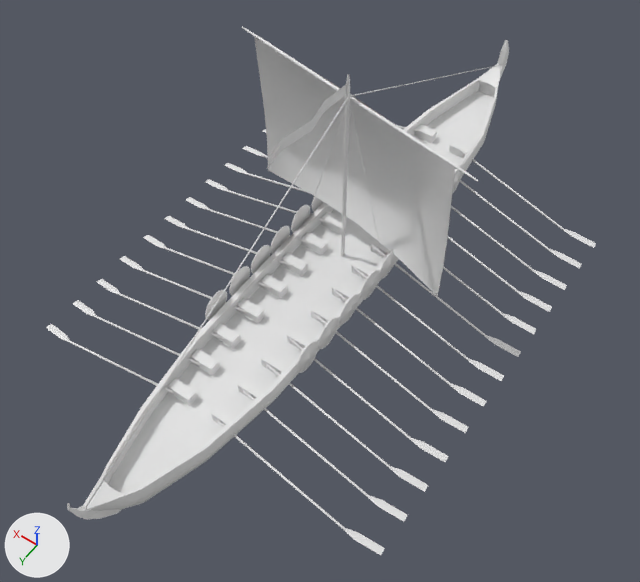
The COLLADA model art/meshes/structural/viking_snekkja.dae as it was, and as the next commit left it.
Before and after are seen from a camera (50 mm lens) standing at (-0.279, 0.415, 0.61) and looking at (-0.026, 0.061, 0.053). Every picture has the same lights, and +X, +Y and +Z are marked at lower left. Where no turn or scale is listed for an object, it has been applied to the vertices. Vertices at the same position are counted once.
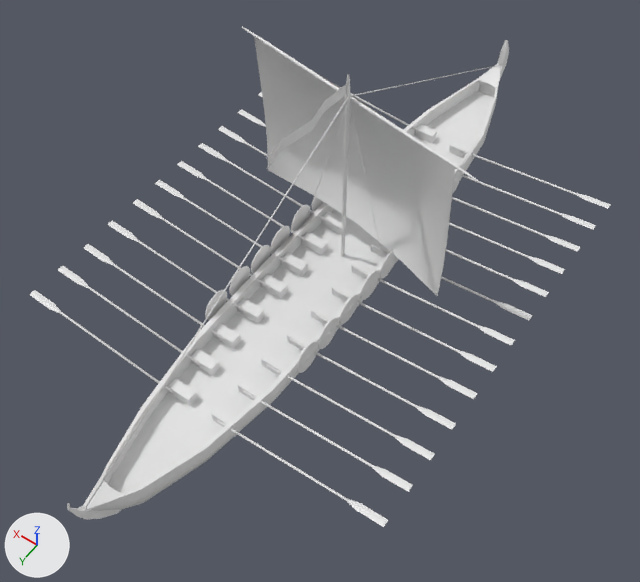
The newer file is also rescaled (x111.1) as a whole; pictures and numbers use the older file's frame.

The edits, one by one:
me_longboat_002 has 2492 vertices, 4476 faces and spans x -0.172..0.172, y -0.292..0.311, z -0.01..0.216.
me_longboat_002 is used by ob_default; location (0.0, -0.0004, -0.0055).
me_longboat_002 part 1: all 195 vertices in x 0.138..0.172, y -0.176..0.194, z -0.003..0.006 are multiplied about their middle by the matrix ((0.932, 0.0, -0.423), (0.137, 1.001, 0.038), (0.264, 0.001, 0.748)), then moved by (0.0, 0.0, 0.043).
me_longboat_002 part 2: all 195 vertices in x -0.172..-0.14, y -0.177..0.193, z -0.01..-0.002 are multiplied about their middle by the matrix ((0.983, 0.0, 0.202), (-0.114, 1.0, -0.066), (-0.265, 0.0, 0.942)), then moved by (0.0, 0.0, 0.05).

Pixel boxes [x1, y1, x2, y2] of what changed, in the pictures (640 x 582 px; the box of a moved part takes in the faces that stretch with it):
'default', reshaped: before [46, 27, 596, 555]; after [29, 27, 611, 527]
part 1 of me_longboat_002, moved or reshaped: before [46, 125, 419, 393]; after [29, 70, 419, 393]
part 2 of me_longboat_002, moved or reshaped: before [216, 149, 596, 555]; after [216, 149, 611, 527]
